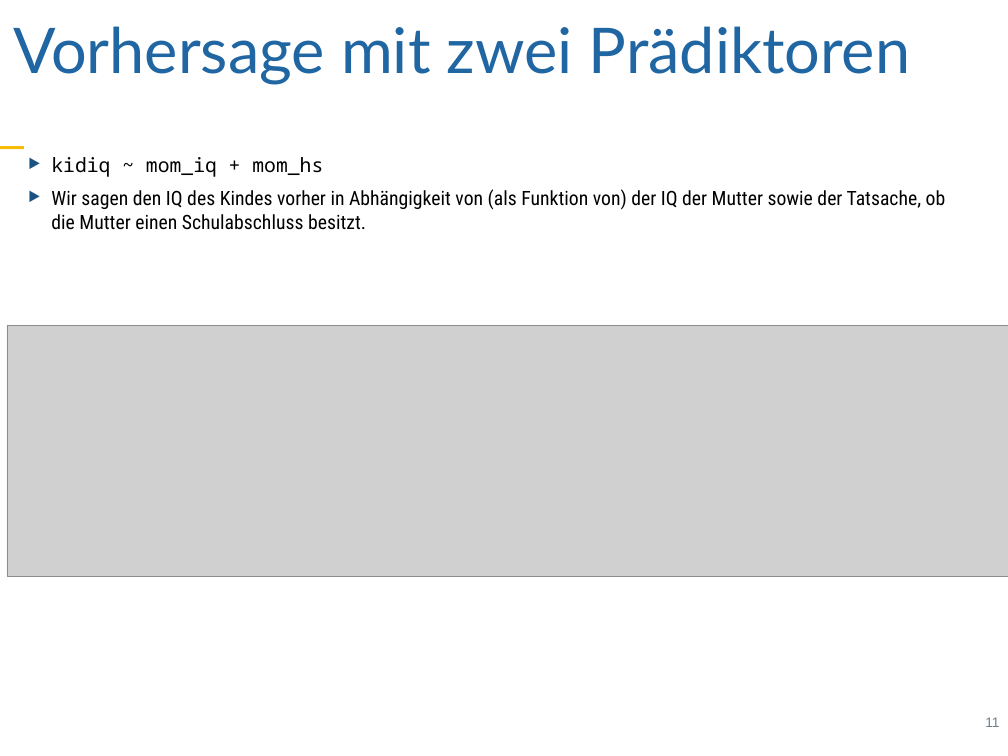
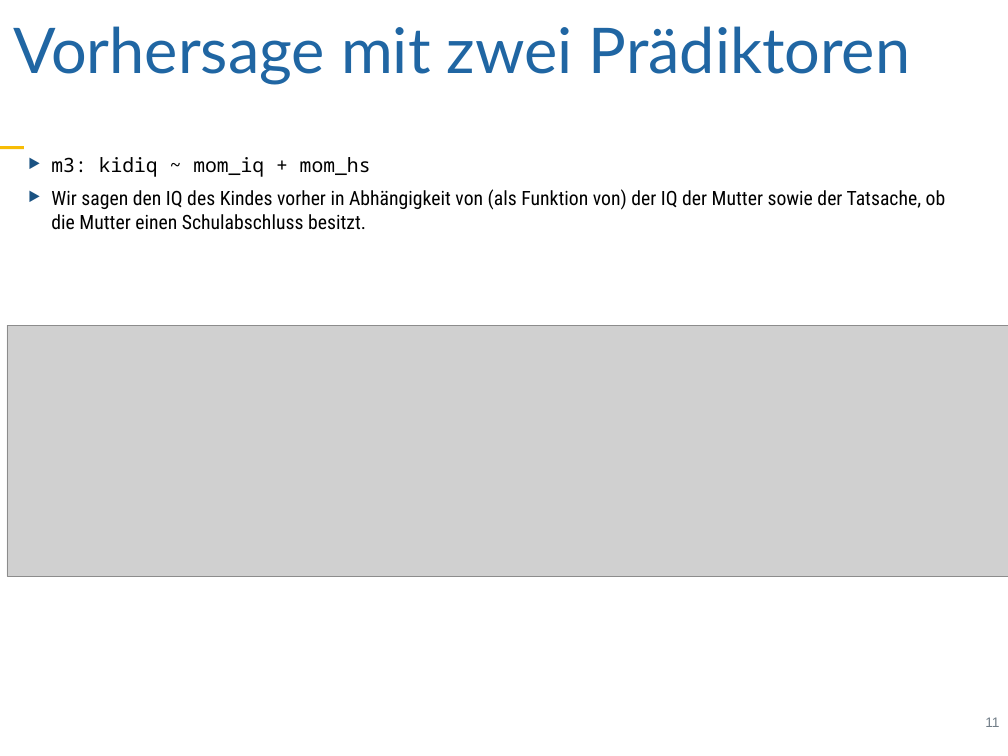
Before and after one commit to sebastiansauer/vorhersagemodellierung, a slide deck: slide 11 of Skript-Folien/QM1-Thema11.pptx. Drawn at 1008x756 pixels with LibreOffice and Linux fonts; fonts in the diff are those of the drawing; grey boxes stand for pictures. Boxes give left, top, right and bottom in pixels: in the first picture for what was removed or moved away, otherwise in the second. Text is boxed around its words. In the diff, an @@ line names an element or a change of style, - is before the commit and + after.

```diff
--- a/Skript-Folien/QM1-Thema11.pptx
+++ b/Skript-Folien/QM1-Thema11.pptx
@@ text at (51,157,371,177): text changed @@
-‣ kidiq ~ mom_iq + mom_hs
+‣ m3: kidiq ~ mom_iq + mom_hs
```
Also in this commit, not shown: 20 other slides changed, 6 other files.
